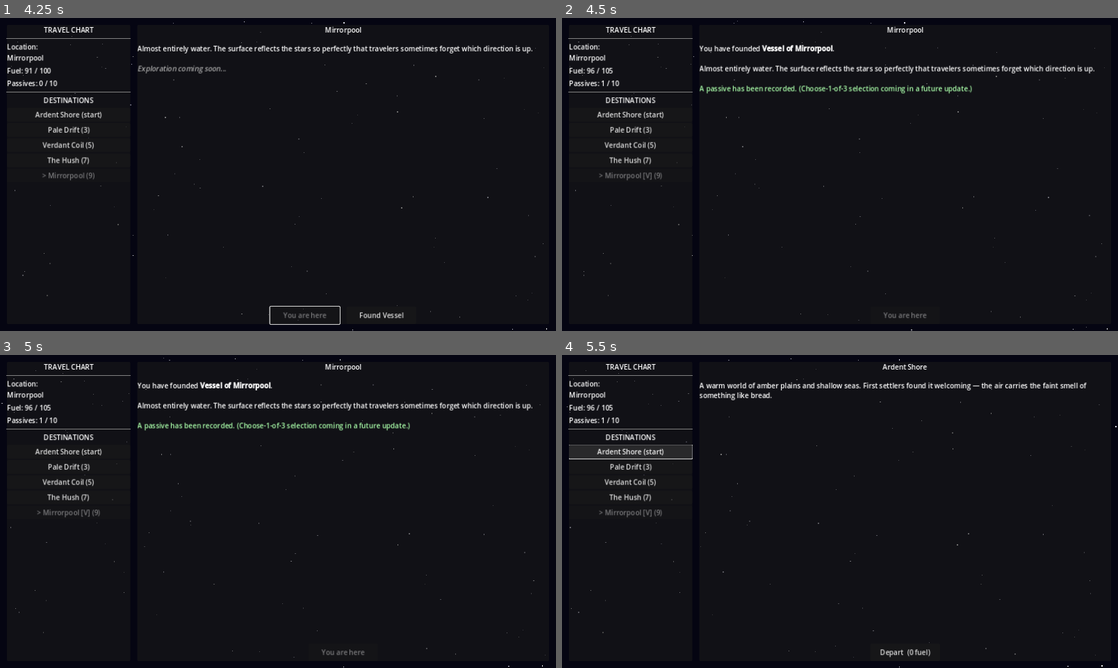
Above: before the commit, frames 1-4 (two rows, left to right).
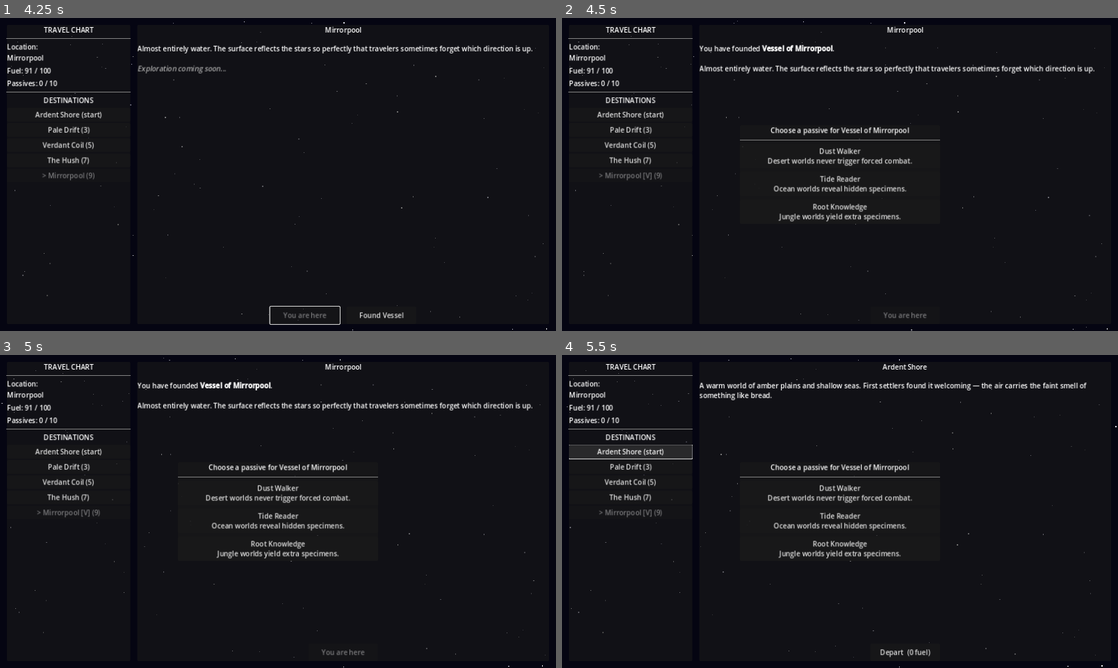
Above: after the commit, the same moments.

Repository: ColdTie/Metanoia-Vessel-2D
Game: Godot game, scene res://scenes/travel/travel_screen.tscn
Two runs of this game, one before a commit and one after it. Both use one fixed random seed, a clock stepped at 60 frames per second and the inputs below.
Inputs:
- Up to frame 1 (4.25 s): click "Pale Drift (3)" at 0.5 s; click "Verdant Coil (5)" at 1.25 s; click "The Hush (7)" at 2 s; click "Mirrorpool (9)" at 2.75 s; click "Depart (9 fuel)" at 3.5 s
- Up to frame 2 (4.5 s): click "Found Vessel" at 4.25 s
- Up to frame 3 (5 s): no input
- Up to frame 4 (5.5 s): click "Ardent Shore (start)" at 5 s

Frame 1 is identical in both runs. In frame 2, 2.3% of the frame differs, in the area x 5-74%, y 15-66%; in frame 3, 2.3%; in frame 4, 1.7%.

Commit message:
feat: choose-1-of-3 passive reward when founding a Vessel
Adds PASSIVE_ROSTER and draw_passive_choices to GameState, a passive
select overlay on the travel screen, and derives max_fuel from passives
so it survives save/load.

Co-Authored-By: Claude Sonnet 5.5 <noreply@anthropic.com>
Claude-Session: https://claude.ai/code/session_019ccVFhYJMgBvYRYLkJC5cj

Diff:
--- a/scripts/autoloads/game_state.gd
+++ b/scripts/autoloads/game_state.gd
@@ -3,6 +3,21 @@
 # Singleton: all mutable game state. Access via GameState.x anywhere.
 
 const MAX_PASSIVES := 10  # Reaching this triggers void unlock check
+const BASE_MAX_FUEL := 100
+const FOUNDING_BONUS_FUEL := 5
+const PASSIVE_CHOICE_COUNT := 3
+
+# Passives offered by the choose-1-of-3 settling reward. Only founding_bonus
+# has a mechanical effect so far; the rest are recorded and pending hookups.
+# 4 more TBD (see design/systems.md) before the void unlock is reachable.
+const PASSIVE_ROSTER: Array = [
+	{"id": "founding_bonus", "name": "Founding Bonus", "desc": "The act of founding grants clarity. +5 max fuel."},
+	{"id": "root_knowledge", "name": "Root Knowledge", "desc": "Jungle worlds yield extra specimens."},
+	{"id": "echo_listener", "name": "Echo Listener", "desc": "Unlocks extra creature dialogue options."},
+	{"id": "frost_hardened", "name": "Frost Hardened", "desc": "Ice-world travel costs 1 less fuel."},
+	{"id": "tide_reader", "name": "Tide Reader", "desc": "Ocean worlds reveal hidden specimens."},
+	{"id": "dust_walker", "name": "Dust Walker", "desc": "Desert worlds never trigger forced combat."},
+]
 
 var current_world: String = "Ardent Shore"
 var passives: Array = []          # Array of {id, name, desc, source}
@@ -111,11 +126,47 @@
 	return true
 
 
+func has_passive(id: String) -> bool:
+	for p in passives:
+		if p.get("id", "") == id:
+			return true
+	return false
+
+
+# Draws up to `count` distinct roster passives the player doesn't own yet.
+# Returns fewer (or none) once the roster is nearly exhausted.
+func draw_passive_choices(count: int = PASSIVE_CHOICE_COUNT) -> Array:
+	var pool: Array = []
+	for p in PASSIVE_ROSTER:
+		if not has_passive(p["id"]):
+			pool.append(p)
+	pool.shuffle()
+	return pool.slice(0, count)
+
+
 func add_passive(passive: Dictionary) -> void:
+	if has_passive(passive.get("id", "")):
+		return
 	passives.append(passive)
+	if passive.get("id", "") == "founding_bonus":
+		max_fuel = _compute_max_fuel()
+		refuel(FOUNDING_BONUS_FUEL)
 	passive_gained.emit(passive)
 	if passives.size() >= MAX_PASSIVES:
 		_trigger_void_check()
+
+
+# max_fuel is derived from passives so it survives save/load.
+func _compute_max_fuel() -> int:
+	var total := BASE_MAX_FUEL
+	if has_passive("founding_bonus"):
+		total += FOUNDING_BONUS_FUEL
+	return total
+
+
+func recalc_max_fuel() -> void:
+	max_fuel = _compute_max_fuel()
+	fuel = min(fuel, max_fuel)
 
 
 func _trigger_void_check() -> void:
--- a/scripts/autoloads/save_load.gd
+++ b/scripts/autoloads/save_load.gd
@@ -41,6 +41,7 @@
 	GameState.specimens = data.get("specimens", [])
 	GameState.credits = data.get("credits", 0)
 	GameState.fuel = data.get("fuel", 100)
+	GameState.recalc_max_fuel()
 	_restore_settled_worlds(data.get("settled_worlds", []))
 	return true
 
--- a/scripts/travel/travel_screen.gd
+++ b/scripts/travel/travel_screen.gd
@@ -12,6 +12,7 @@
 var _star_root: Node2D
 
 # UI node refs
+var _ui_root: Control
 var _location_label: Label
 var _fuel_label: Label
 var _passives_label: Label
@@ -96,6 +97,7 @@
 	root.name = "UIRoot"
 	root.set_anchors_and_offsets_preset(Control.PRESET_FULL_RECT)
 	canvas.add_child(root)
+	_ui_root = root
 
 	_build_left_panel(root)
 	_build_right_panel(root)
@@ -290,26 +292,62 @@
 	world["settled"] = true
 	world["vessel_name"] = "Vessel of " + world["name"]
 
-	# Grant the founding passive (choose-1-of-3 UI is TODO)
-	GameState.add_passive({
-		"id": "founding_bonus",
-		"name": "Founding Bonus",
-		"desc": "The act of founding grants clarity. +5 max fuel.",
-		"source": world["name"],
-	})
-	GameState.max_fuel += 5
-	GameState.refuel(5)
-
 	_settle_button.visible = false
+	_depart_button.disabled = true
 	_populate_destinations()
-	_refresh_status()
 
 	_world_desc_label.text = \
 		"You have founded [b]" + world["vessel_name"] + "[/b].\n\n" \
-		+ world.get("description", "") \
-		+ "\n\n[color=#aaffaa]A passive has been recorded. " \
-		+ "(Choose-1-of-3 selection coming in a future update.)[/color]"
-
+		+ world.get("description", "")
+
+	var choices := GameState.draw_passive_choices()
+	if choices.is_empty():
+		# Roster exhausted: nothing to offer, just persist the settlement.
+		_refresh_status()
+		SaveLoad.save_game()
+		return
+	_show_passive_select(choices, world)
+
+
+# Choose-1-of-3 overlay. Blocks the other panels until a passive is picked;
+# the settlement is saved only once the choice is made.
+func _show_passive_select(choices: Array, world: Dictionary) -> void:
+	var overlay := PanelContainer.new()
+	overlay.name = "PassiveSelect"
+	overlay.set_anchors_and_offsets_preset(Control.PRESET_CENTER)
+	overlay.custom_minimum_size = Vector2(460.0, 0.0)
+	overlay.grow_horizontal = Control.GROW_DIRECTION_BOTH
+	overlay.grow_vertical = Control.GROW_DIRECTION_BOTH
+	_ui_root.add_child(overlay)
+
+	var vbox := VBoxContainer.new()
+	vbox.add_theme_constant_override("separation", 8)
+	overlay.add_child(vbox)
+
+	var title := Label.new()
+	title.text = "Choose a passive for %s" % world["vessel_name"]
+	title.horizontal_alignment = HORIZONTAL_ALIGNMENT_CENTER
+	vbox.add_child(title)
+	vbox.add_child(HSeparator.new())
+
+	for choice in choices:
+		var btn := Button.new()
+		btn.text = "%s\n%s" % [choice["name"], choice["desc"]]
+		btn.custom_minimum_size = Vector2(0.0, 56.0)
+		btn.pressed.connect(func(): _on_passive_chosen(choice, world, overlay))
+		vbox.add_child(btn)
+
+
+func _on_passive_chosen(choice: Dictionary, world: Dictionary, overlay: Control) -> void:
+	var passive: Dictionary = choice.duplicate()
+	passive["source"] = world["name"]
+	GameState.add_passive(passive)
+	overlay.queue_free()
+	_refresh_status()
+	_world_desc_label.text += \
+		"\n\n[color=#aaffaa]Passive gained: [b]%s[/b] — %s[/color]" % [
+			passive["name"], passive["desc"]
+		]
 	SaveLoad.save_game()
 
 
Not shown, changed: design/content-log.md
Not shown, changed: design/systems.md
